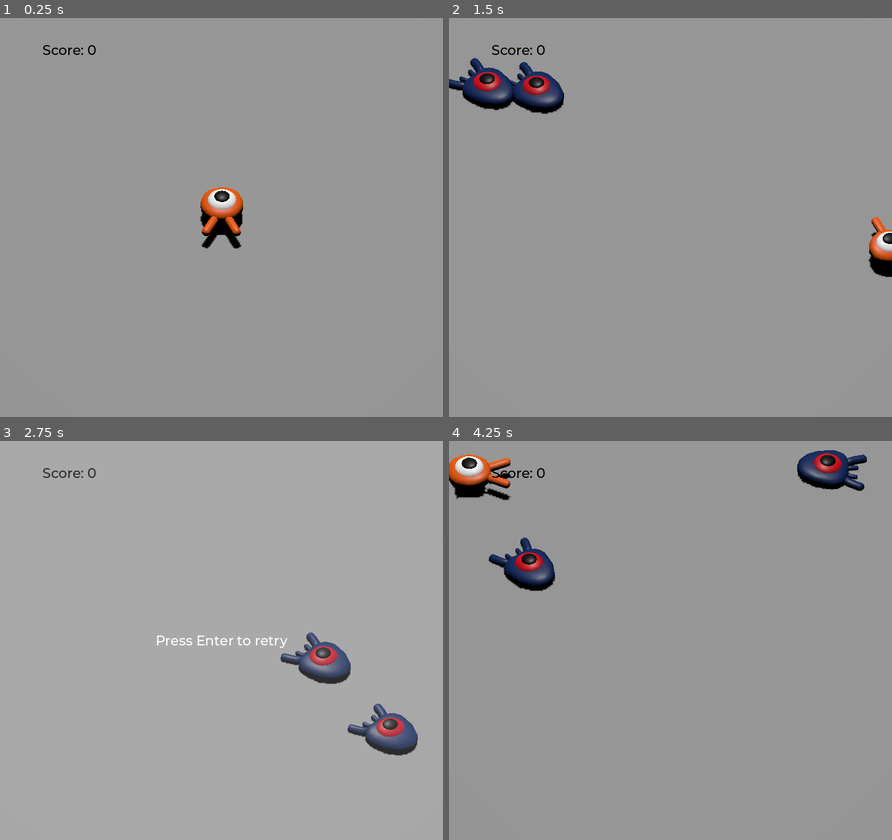
Above: before the commit, frames 1-4 (two rows, left to right).
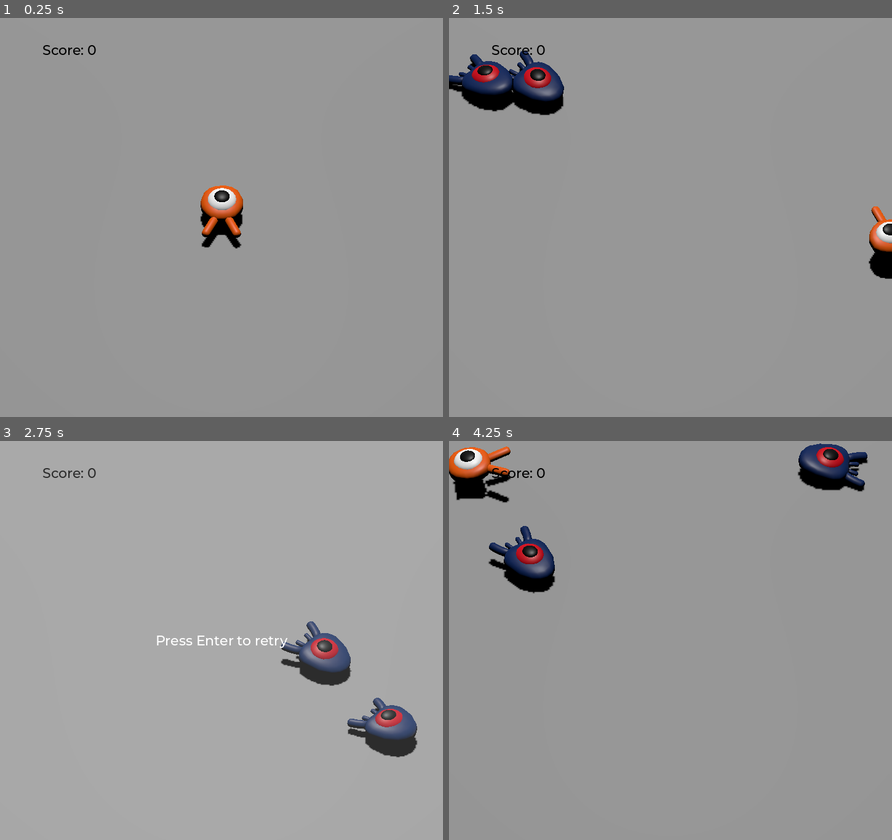
Above: after the commit, the same moments.

Repository: osamahussein2/Godot-3D-Practice
Game: Godot game, scene res://Main.tscn
The game is run twice, just before and just after one commit, with the same random seed, the same clock (stepped at 60 frames per second) and the same inputs.
Inputs:
- Up to frame 1 (0.25 s): no input
- Up to frame 2 (1.5 s): tap Enter (ui_accept) at 0.5 s; hold Right (MoveRight) 0.53-1.28 s; tap Space (Jump) at 0.77 s; hold Down (MoveBack) from 1.28 s (still down)
- Up to frame 3 (2.75 s): tap Space (Jump) at 1.52 s; release Down (MoveBack) at 2.03 s; hold Right (MoveRight) from 2.03 s (still down)
- Up to frame 4 (4.25 s): tap Enter (ui_accept) at 2.75 s; release Right (MoveRight) at 2.78 s; hold Up (MoveForward) 2.78-3.53 s; tap Space (Jump) at 3.02, 3.77 s; hold Left (MoveLeft) from 3.53 s (still down)

The runs differ from the first frame. In frame 1, 0.2% of the frame differs, in the area x 45-55%, y 41-58%; in frame 2, 2.7%; in frame 3, 2.4%; in frame 4, 3.6%, in the area x 0-95%, y 0-39%.

Commit message:
I got the character animations working for both the player and the mob enemies!

Diff:
--- a/Mob Scene.tscn
+++ b/Mob Scene.tscn
@@ -1,10 +1,72 @@
-[gd_scene load_steps=4 format=3 uid="uid://c0t332d46wdwi"]
+[gd_scene load_steps=7 format=3 uid="uid://c0t332d46wdwi"]
 
 [ext_resource type="Script" path="res://Mob.gd" id="1_6f8el"]
 [ext_resource type="PackedScene" uid="uid://dtskrddyd77k5" path="res://art/mob.glb" id="1_l6l4i"]
 
 [sub_resource type="BoxShape3D" id="BoxShape3D_kfxat"]
 size = Vector3(1.65704, 1.35657, 2.13232)
+
+[sub_resource type="Animation" id="Animation_yjyb4"]
+resource_name = "Float"
+length = 1.2
+loop_mode = 1
+tracks/0/type = "value"
+tracks/0/imported = false
+tracks/0/enabled = true
+tracks/0/path = NodePath("Pivot/Character:position")
+tracks/0/interp = 1
+tracks/0/loop_wrap = true
+tracks/0/keys = {
+"times": PackedFloat32Array(0.3, 0.7, 1.2),
+"transitions": PackedFloat32Array(0.420448, 2.07, 1),
+"update": 0,
+"values": [Vector3(0, 0, 0), Vector3(0, 0.65, 0), Vector3(0, 0.35, 0)]
+}
+tracks/1/type = "value"
+tracks/1/imported = false
+tracks/1/enabled = true
+tracks/1/path = NodePath("Pivot/Character:rotation")
+tracks/1/interp = 1
+tracks/1/loop_wrap = true
+tracks/1/keys = {
+"times": PackedFloat32Array(0.1, 0.5, 1.2),
+"transitions": PackedFloat32Array(0.420448, 0.44, 1),
+"update": 0,
+"values": [Vector3(0, 0, 0), Vector3(0.139626, 0, 0), Vector3(-0.15708, 0, 0)]
+}
+
+[sub_resource type="Animation" id="Animation_d5clx"]
+length = 0.001
+tracks/0/type = "value"
+tracks/0/imported = false
+tracks/0/enabled = true
+tracks/0/path = NodePath("Pivot/Character:position")
+tracks/0/interp = 1
+tracks/0/loop_wrap = true
+tracks/0/keys = {
+"times": PackedFloat32Array(0),
+"transitions": PackedFloat32Array(1),
+"update": 0,
+"values": [Vector3(0, 0, 0)]
+}
+tracks/1/type = "value"
+tracks/1/imported = false
+tracks/1/enabled = true
+tracks/1/path = NodePath("Pivot/Character:rotation")
+tracks/1/interp = 1
+tracks/1/loop_wrap = true
+tracks/1/keys = {
+"times": PackedFloat32Array(0),
+"transitions": PackedFloat32Array(1),
+"update": 0,
+"values": [Vector3(0, 0, 0)]
+}
+
+[sub_resource type="AnimationLibrary" id="AnimationLibrary_ri08e"]
+_data = {
+"Float": SubResource("Animation_yjyb4"),
+"RESET": SubResource("Animation_d5clx")
+}
 
 [node name="Mob" type="CharacterBody3D" groups=["Mob"]]
 collision_layer = 2
@@ -22,4 +84,10 @@
 [node name="VisibleOnScreenNotifier3D" type="VisibleOnScreenNotifier3D" parent="."]
 aabb = AABB(-1.2307, -1, -1.51814, 2.46726, 2, 3.56655)
 
+[node name="AnimationPlayer" type="AnimationPlayer" parent="."]
+libraries = {
+"": SubResource("AnimationLibrary_ri08e")
+}
+autoplay = "Float"
+
 [connection signal="screen_exited" from="VisibleOnScreenNotifier3D" to="." method="_on_visible_on_screen_notifier_3d_screen_exited"]
--- a/Mob.gd
+++ b/Mob.gd
@@ -32,6 +32,9 @@
 	# Rotate the velocity based on the mob's y position in order to move it in the mob's looking direction
 	velocity = velocity.rotated(Vector3.UP, rotation.y)
 
+	# Change the playback speed based on the mob's random speed
+	$AnimationPlayer.speed_scale = randomSpeed / minimumMobSpeed
+
 func _on_visible_on_screen_notifier_3d_screen_exited():
 	#pass # Replace with function body.
 
--- a/Player Scene.tscn
+++ b/Player Scene.tscn
@@ -9,6 +9,68 @@
 [sub_resource type="CylinderShape3D" id="CylinderShape3D_p72ve"]
 height = 0.333128
 radius = 1.18445
+
+[sub_resource type="Animation" id="Animation_yjyb4"]
+resource_name = "Float"
+length = 1.2
+loop_mode = 1
+tracks/0/type = "value"
+tracks/0/imported = false
+tracks/0/enabled = true
+tracks/0/path = NodePath("Pivot/Character:position")
+tracks/0/interp = 1
+tracks/0/loop_wrap = true
+tracks/0/keys = {
+"times": PackedFloat32Array(0.3, 0.7, 1.2),
+"transitions": PackedFloat32Array(0.420448, 2.07, 1),
+"update": 0,
+"values": [Vector3(0, 0, 0), Vector3(0, 0.65, 0), Vector3(0, 0.35, 0)]
+}
+tracks/1/type = "value"
+tracks/1/imported = false
+tracks/1/enabled = true
+tracks/1/path = NodePath("Pivot/Character:rotation")
+tracks/1/interp = 1
+tracks/1/loop_wrap = true
+tracks/1/keys = {
+"times": PackedFloat32Array(0.1, 0.5, 1.2),
+"transitions": PackedFloat32Array(0.420448, 0.44, 1),
+"update": 0,
+"values": [Vector3(0, 0, 0), Vector3(0.139626, 0, 0), Vector3(-0.15708, 0, 0)]
+}
+
+[sub_resource type="Animation" id="Animation_d5clx"]
+length = 0.001
+tracks/0/type = "value"
+tracks/0/imported = false
+tracks/0/enabled = true
+tracks/0/path = NodePath("Pivot/Character:position")
+tracks/0/interp = 1
+tracks/0/loop_wrap = true
+tracks/0/keys = {
+"times": PackedFloat32Array(0),
+"transitions": PackedFloat32Array(1),
+"update": 0,
+"values": [Vector3(0, 0, 0)]
+}
+tracks/1/type = "value"
+tracks/1/imported = false
+tracks/1/enabled = true
+tracks/1/path = NodePath("Pivot/Character:rotation")
+tracks/1/interp = 1
+tracks/1/loop_wrap = true
+tracks/1/keys = {
+"times": PackedFloat32Array(0),
+"transitions": PackedFloat32Array(1),
+"update": 0,
+"values": [Vector3(0, 0, 0)]
+}
+
+[sub_resource type="AnimationLibrary" id="AnimationLibrary_ri08e"]
+_data = {
+"Float": SubResource("Animation_yjyb4"),
+"RESET": SubResource("Animation_d5clx")
+}
 
 [node name="Player" type="CharacterBody3D"]
 collision_mask = 6
@@ -30,4 +92,10 @@
 transform = Transform3D(1, 0, 0, 0, 1, 0, 0, 0, 1, 0, 0.264666, 0)
 shape = SubResource("CylinderShape3D_p72ve")
 
+[node name="AnimationPlayer" type="AnimationPlayer" parent="."]
+libraries = {
+"": SubResource("AnimationLibrary_ri08e")
+}
+autoplay = "Float"
+
 [connection signal="body_entered" from="MobDetector" to="." method="_on_mob_detector_body_entered"]
--- a/Player.gd
+++ b/Player.gd
@@ -47,6 +47,10 @@
 		# Affects the rotation of the node when setting the basis property
 		$Pivot.basis = Basis.looking_at(direction)
 
+		$AnimationPlayer.speed_scale = 4
+	else:
+		$AnimationPlayer.speed_scale = 1
+
 	# Set the ground velocity
 	targetVelocity = Vector3(direction.x * playerSpeed, 0, direction.z * playerSpeed)
 
@@ -94,6 +98,8 @@
 
 	move_and_slide() # Helps with smooth movement with our character
 
+	$Pivot.rotation.x = PI / 6 * velocity.y / jumpImpulse
+
 func die():
 	hit.emit()
 	queue_free()
Not shown: 1 places in Player Scene.tscn that only renumber resources
